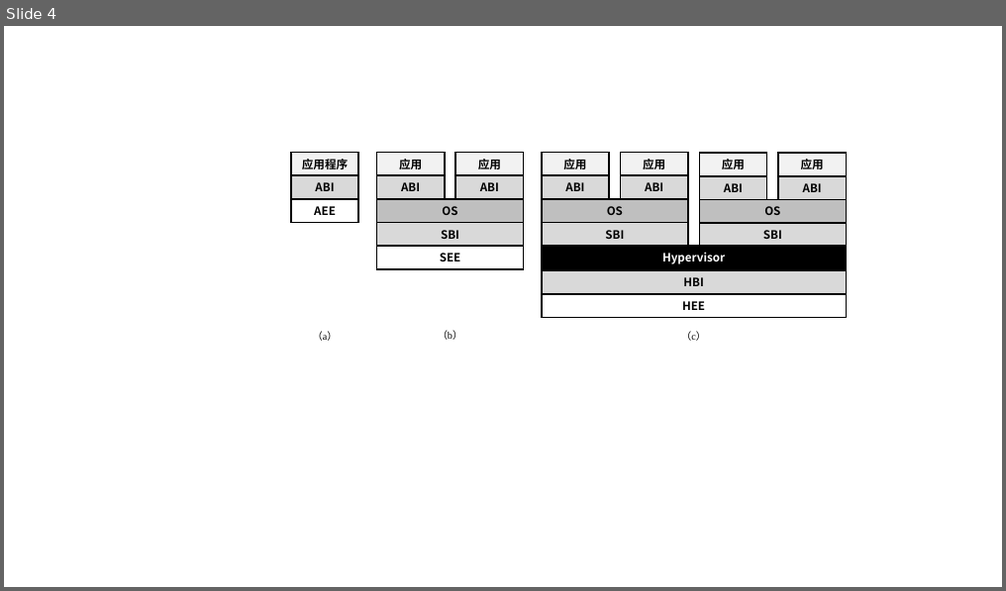
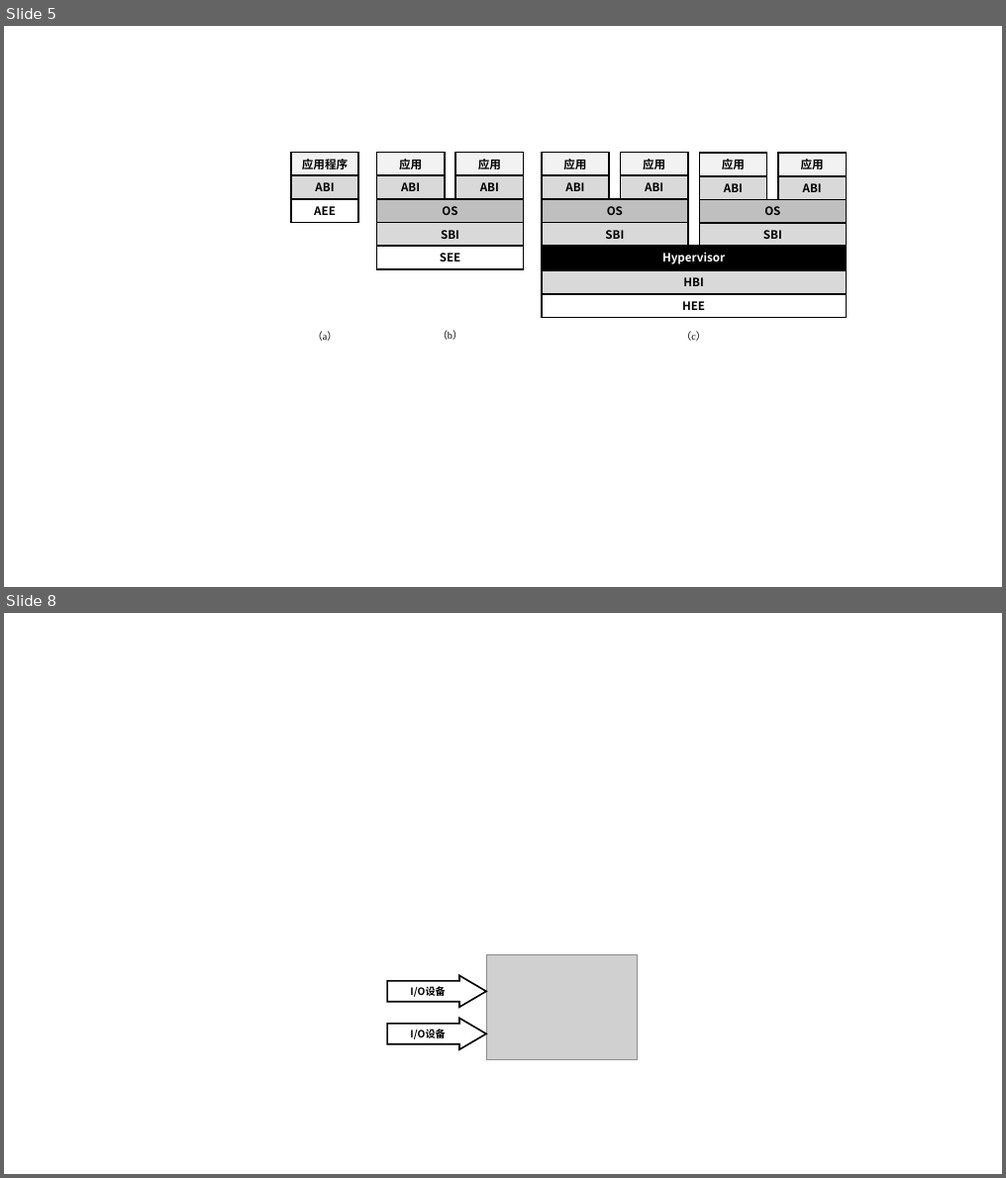
Before and after one commit to Cu1Ao/HelpMe, a slide deck: 插图.pptx. Shown one above the other, each under a label of ours: slide 4 before the commit, slides 5 and 8 after it; the slides between them are not shown. The pictures are 1006x591 and 1006x1178 pixels, drawn with LibreOffice and Linux fonts; fonts in the diff are those of the drawing; grey boxes stand for pictures. Boxes give left, top, right and bottom in pixels: in the first picture for what was removed or moved away, otherwise in the second. Text is boxed around its words. In the diff, an @@ line names an element or a change of style, - is before the commit and + after.

```diff
--- a/插图.pptx
+++ b/插图.pptx
@@ slide 8 added at (x1=4, y1=613, x2=1002, y2=1174), background #FFFFFF @@
@@ picture added at (x1=486, y1=955, x2=638, y2=1059) @@
@@ right arrow added at (x1=387, y1=975, x2=486, y2=1007), fill #FFFFFF, outline #000000 2.25 pt, 14 pt, text #000000, bold @@
+I/O设备
@@ right arrow added at (x1=387, y1=1018, x2=486, y2=1050), fill #FFFFFF, outline #000000 2.25 pt, 14 pt, text #000000, bold @@
+I/O设备
@@ what was slide 4 is now slide 5 @@
```
Also in this commit, not shown: 3 slides changed, 6 other slides added, 38 other files.
